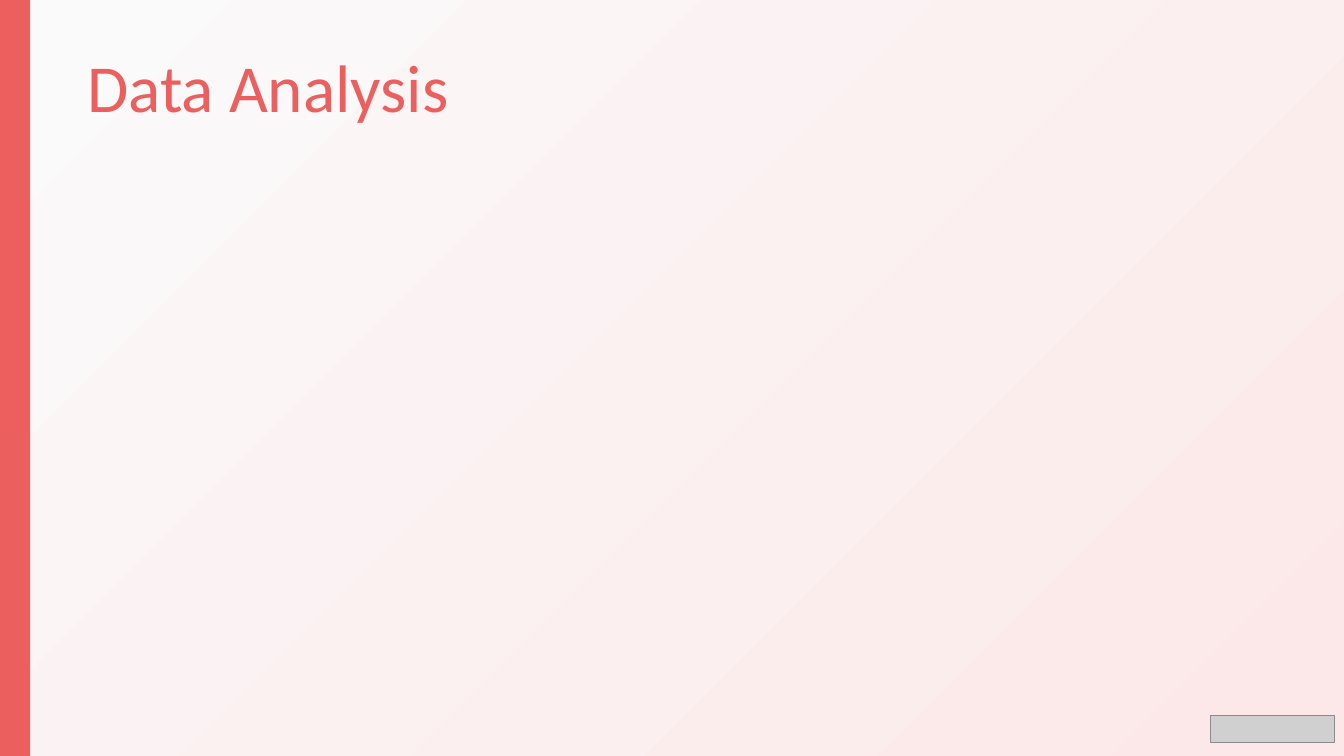
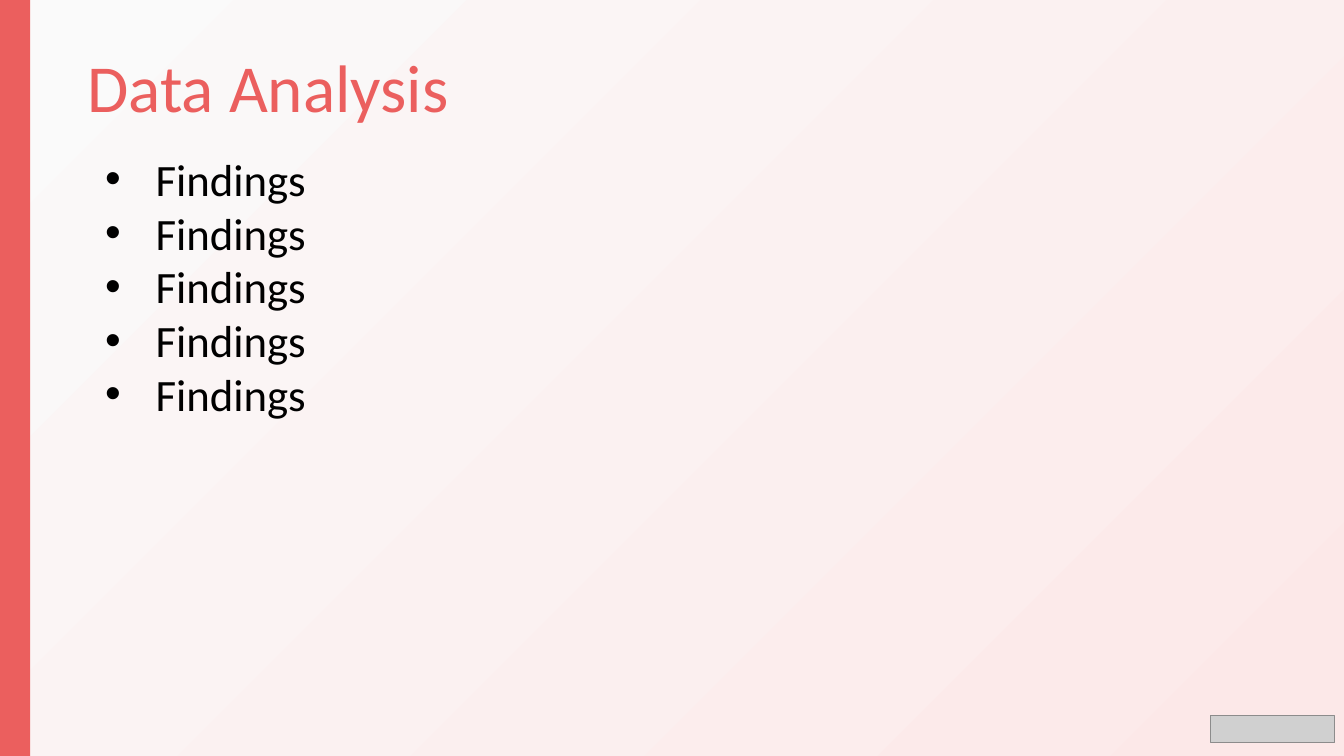
Before and after one commit to RoseMurugi/Airbnb-Analytics, a slide deck: slide 6 of Final Project/airbnb.pptx. Drawn at 1344x756 pixels with LibreOffice and Linux fonts; fonts in the diff are those of the drawing; grey boxes stand for pictures. Boxes give left, top, right and bottom in pixels: in the first picture for what was removed or moved away, otherwise in the second. Text is boxed around its words. In the diff, an @@ line names an element or a change of style, - is before the commit and + after.

```diff
--- a/Final Project/airbnb.pptx
+++ b/Final Project/airbnb.pptx
@@ text added at bbox=[156, 165, 306, 419], 32 pt, text #000000 @@
+• Findings
+• Findings
+• Findings
+• Findings
+• Findings
```
Also in this commit, not shown: 3 other slides changed, 6 slides added, 8 slides removed.
